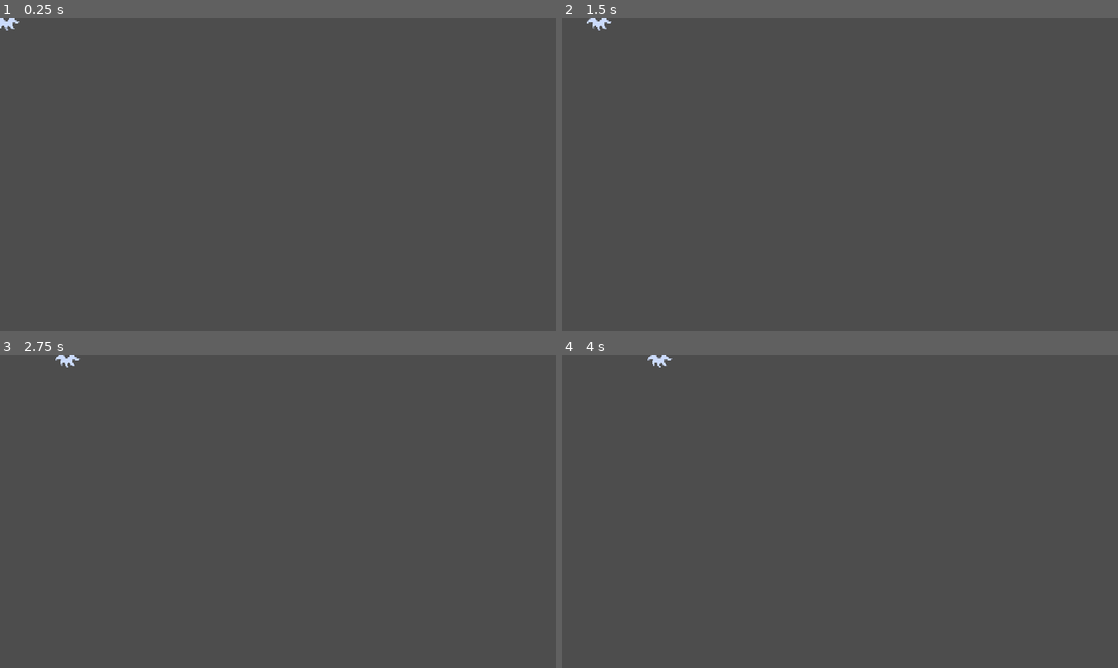
Above: before the commit, frames 1-4 (two rows, left to right).
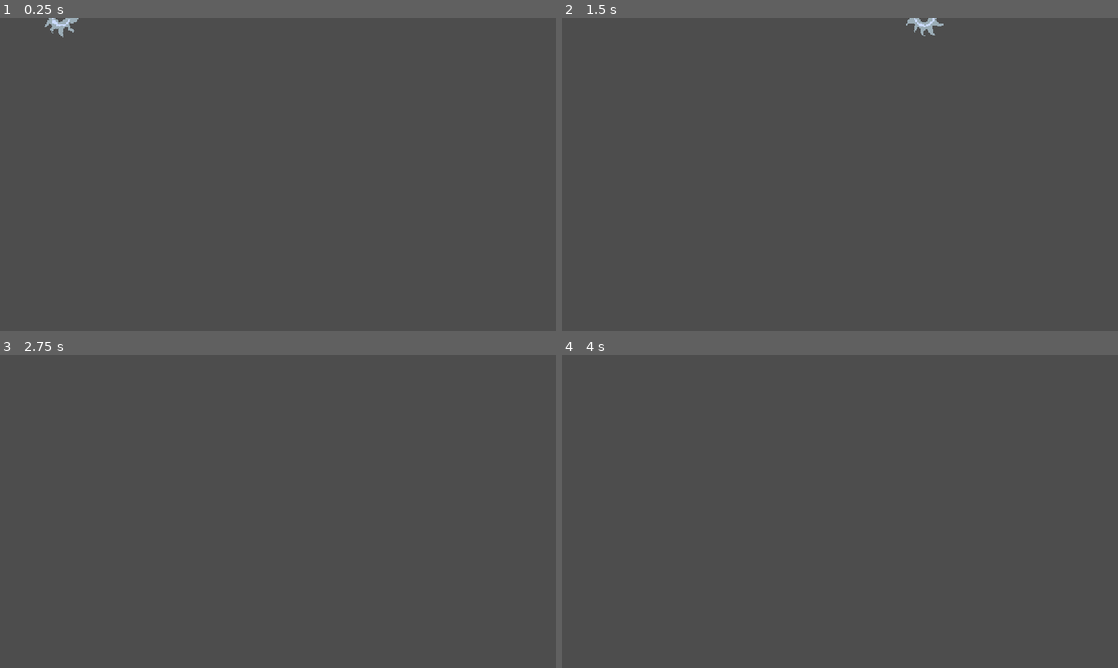
Above: after the commit, the same moments.

Repository: daistic/Project-Skill-Frenzy
Game: Godot game, scene res://Scenes/Chainsaw.tscn
Two runs of this game, one before a commit and one after it. Both use one fixed random seed, a clock stepped at 60 frames per second and the inputs below. This scene is started directly instead of the project's main scene.
Inputs:
- Up to frame 1 (0.25 s): no input
- Up to frame 2 (1.5 s): hold Z (normal) 0.53-1.28 s; hold Right (move_right) from 0.53 s (still down); tap Up (jump) at 0.77 s; tap Z (normal) at 1.35 s
- Up to frame 3 (2.75 s): tap Up (jump) at 1.52 s; release Right (move_right) at 2.03 s; hold Left (move_left) from 2.03 s (still down); hold Z (normal) from 2.03 s (still down)
- Up to frame 4 (4 s): release Left (move_left) at 2.78 s; release Z (normal) at 2.78 s; hold Right (move_right) from 2.78 s (still down); tap Z (normal) at 2.85 s; tap Up (jump) at 3.02, 3.77 s; hold Z (normal) from 3.53 s (still down)

The runs differ from the first frame. In frame 1, 0.2% of the frame differs, in the area x 0-15%, y 0-7%; in frame 2, 0.3%, in the area x 4-69%, y 0-6%; in frame 3, less than 0.1%; in frame 4, less than 0.1%.

Commit message:
add: chainsaw and fireball scenes

Diff:
--- a/Scenes/Chainsaw.tscn
+++ b/Scenes/Chainsaw.tscn
@@ -82,16 +82,20 @@
 }]
 
 [sub_resource type="CircleShape2D" id="CircleShape2D_ynx84"]
-radius = 27.0
+radius = 41.1947
 
 [node name="chainsaw" type="Area2D"]
-collision_layer = 2
-collision_mask = 0
+collision_layer = 4
+collision_mask = 10
 script = ExtResource("1_0ssji")
+move_speed = 500.0
 
 [node name="AnimatedSprite2D" type="AnimatedSprite2D" parent="."]
+texture_filter = 1
+scale = Vector2(1.5, 1.5)
 sprite_frames = SubResource("SpriteFrames_h0r4q")
-animation = &"destroyed"
+animation = &"flying"
+autoplay = "flying"
 
 [node name="CollisionShape2D" type="CollisionShape2D" parent="."]
 shape = SubResource("CircleShape2D_ynx84")
--- /dev/null
+++ b/Scenes/Fireball.tscn
@@ -0,0 +1,71 @@
+[gd_scene load_steps=9 format=3 uid="uid://ccjm646e718rx"]
+
+[ext_resource type="Script" uid="uid://bgrv1ar48pvl4" path="res://Scripts/fireball.gd" id="1_dju2h"]
+[ext_resource type="Texture2D" uid="uid://b2l58xvc5o2f0" path="res://Assets/fireball.png" id="1_o53bx"]
+
+[sub_resource type="AtlasTexture" id="AtlasTexture_dju2h"]
+atlas = ExtResource("1_o53bx")
+region = Rect2(0, 0, 64, 64)
+
+[sub_resource type="AtlasTexture" id="AtlasTexture_ffurd"]
+atlas = ExtResource("1_o53bx")
+region = Rect2(64, 0, 64, 64)
+
+[sub_resource type="AtlasTexture" id="AtlasTexture_4j73p"]
+atlas = ExtResource("1_o53bx")
+region = Rect2(128, 0, 64, 64)
+
+[sub_resource type="AtlasTexture" id="AtlasTexture_p3s34"]
+atlas = ExtResource("1_o53bx")
+region = Rect2(192, 0, 64, 64)
+
+[sub_resource type="SpriteFrames" id="SpriteFrames_6v0yx"]
+animations = [{
+"frames": [{
+"duration": 1.0,
+"texture": SubResource("AtlasTexture_dju2h")
+}, {
+"duration": 1.0,
+"texture": SubResource("AtlasTexture_ffurd")
+}, {
+"duration": 1.0,
+"texture": SubResource("AtlasTexture_4j73p")
+}, {
+"duration": 1.0,
+"texture": SubResource("AtlasTexture_p3s34")
+}, {
+"duration": 1.0,
+"texture": SubResource("AtlasTexture_4j73p")
+}, {
+"duration": 1.0,
+"texture": SubResource("AtlasTexture_ffurd")
+}],
+"loop": true,
+"name": &"flying",
+"speed": 15.0
+}]
+
+[sub_resource type="CapsuleShape2D" id="CapsuleShape2D_o53bx"]
+radius = 20.5
+height = 54.0
+
+[node name="fireball" type="Area2D"]
+scale = Vector2(2, 2)
+script = ExtResource("1_dju2h")
+move_speed = 550.0
+
+[node name="AnimatedSprite2D" type="AnimatedSprite2D" parent="."]
+texture_filter = 1
+sprite_frames = SubResource("SpriteFrames_6v0yx")
+animation = &"flying"
+autoplay = "flying"
+frame_progress = 0.393653
+
+[node name="CollisionShape2D" type="CollisionShape2D" parent="."]
+position = Vector2(-1, -8.5)
+rotation = 1.5708
+shape = SubResource("CapsuleShape2D_o53bx")
+
+[node name="VisibleOnScreenNotifier2D" type="VisibleOnScreenNotifier2D" parent="."]
+
+[connection signal="screen_exited" from="VisibleOnScreenNotifier2D" to="." method="_on_visible_on_screen_notifier_2d_screen_exited"]
--- a/Scenes/Flag.tscn
+++ b/Scenes/Flag.tscn
@@ -1,11 +1,13 @@
-[gd_scene load_steps=3 format=3 uid="uid://bbgw862emufxe"]
+[gd_scene load_steps=4 format=3 uid="uid://bbgw862emufxe"]
 
 [ext_resource type="Texture2D" uid="uid://bnducu8cda3xb" path="res://Assets/pink_flag.png" id="1_1hkyp"]
+[ext_resource type="Script" uid="uid://b0qb0ur4fjs06" path="res://Scripts/flag.gd" id="1_i6t4d"]
 
 [sub_resource type="RectangleShape2D" id="RectangleShape2D_i6t4d"]
-size = Vector2(62, 111)
+size = Vector2(31, 111)
 
 [node name="flag" type="Area2D"]
+script = ExtResource("1_i6t4d")
 
 [node name="Sprite2D" type="Sprite2D" parent="."]
 texture_filter = 1
@@ -13,5 +15,7 @@
 texture = ExtResource("1_1hkyp")
 
 [node name="CollisionShape2D" type="CollisionShape2D" parent="."]
-position = Vector2(-1, 7.5)
+position = Vector2(1.5, 7.5)
 shape = SubResource("RectangleShape2D_i6t4d")
+
+[connection signal="body_entered" from="." to="." method="_on_body_entered"]
--- a/Scenes/Level.tscn
+++ b/Scenes/Level.tscn
@@ -9,6 +9,8 @@
 
 [node name="Left" type="StaticBody2D" parent="."]
 position = Vector2(-11, 0)
+collision_layer = 2
+collision_mask = 15
 
 [node name="RedTexture" type="Sprite2D" parent="Left"]
 modulate = Color(0.85098, 0.341176, 0.388235, 1)
@@ -22,6 +24,8 @@
 
 [node name="Right" type="StaticBody2D" parent="."]
 position = Vector2(1162, 0)
+collision_layer = 2
+collision_mask = 15
 
 [node name="RedTexture" type="Sprite2D" parent="Right"]
 modulate = Color(0.85098, 0.341176, 0.388235, 1)
@@ -37,6 +41,8 @@
 position = Vector2(1084, -12)
 rotation = 1.5708
 scale = Vector2(1, 1.56)
+collision_layer = 2
+collision_mask = 15
 
 [node name="RedTexture" type="Sprite2D" parent="Top"]
 modulate = Color(0.85098, 0.341176, 0.388235, 1)
@@ -52,6 +58,8 @@
 position = Vector2(1085, 635)
 rotation = 1.5708
 scale = Vector2(2.96, 1.56)
+collision_layer = 2
+collision_mask = 15
 
 [node name="RedTexture" type="Sprite2D" parent="Bottom"]
 modulate = Color(0.85098, 0.341176, 0.388235, 1)
@@ -67,7 +75,8 @@
 position = Vector2(741, 446)
 rotation = 1.5708
 scale = Vector2(1, 0.36)
-collision_mask = 3
+collision_layer = 2
+collision_mask = 15
 
 [node name="RedTexture" type="Sprite2D" parent="Middle"]
 modulate = Color(0.85098, 0.341176, 0.388235, 1)
@@ -83,6 +92,8 @@
 position = Vector2(1068, 288)
 rotation = 1.5708
 scale = Vector2(1, 0.36)
+collision_layer = 2
+collision_mask = 15
 
 [node name="RedTexture" type="Sprite2D" parent="Middle2"]
 modulate = Color(0.85098, 0.341176, 0.388235, 1)
@@ -98,6 +109,8 @@
 position = Vector2(315, 172)
 rotation = 1.5708
 scale = Vector2(1.04202, 0.362648)
+collision_layer = 2
+collision_mask = 15
 
 [node name="RedTexture" type="Sprite2D" parent="Middle3"]
 modulate = Color(0.85098, 0.341176, 0.388235, 1)
@@ -113,6 +126,8 @@
 position = Vector2(423, 305)
 rotation = 1.5708
 scale = Vector2(1, 0.160002)
+collision_layer = 2
+collision_mask = 15
 
 [node name="RedTexture" type="Sprite2D" parent="Middle4"]
 modulate = Color(0.85098, 0.341176, 0.388235, 1)
--- a/Scenes/LevelBase.tscn
+++ b/Scenes/LevelBase.tscn
@@ -1,9 +1,10 @@
-[gd_scene load_steps=5 format=3 uid="uid://gvx18nkpacwq"]
+[gd_scene load_steps=6 format=3 uid="uid://gvx18nkpacwq"]
 
 [ext_resource type="Texture2D" uid="uid://cspw8yq76068a" path="res://Assets/white_texture.png" id="1_wrhoe"]
 [ext_resource type="PackedScene" uid="uid://j3wo3pg8b8jy" path="res://Scenes/Level.tscn" id="2_ilmpw"]
 [ext_resource type="PackedScene" uid="uid://dp4w7d26o2igx" path="res://Scenes/RobloxMan.tscn" id="3_7375l"]
 [ext_resource type="PackedScene" uid="uid://bbgw862emufxe" path="res://Scenes/Flag.tscn" id="4_dci62"]
+[ext_resource type="PackedScene" uid="uid://ccjm646e718rx" path="res://Scenes/Fireball.tscn" id="6_c43mv"]
 
 [node name="LevelBase" type="Node2D"]
 
@@ -21,6 +22,7 @@
 
 [node name="flag" parent="." instance=ExtResource("4_dci62")]
 position = Vector2(1054, 209)
+_test_skill_scene = ExtResource("6_c43mv")
 
 [node name="flag2" parent="." instance=ExtResource("4_dci62")]
 position = Vector2(97, 92)
--- a/Scenes/RobloxMan.tscn
+++ b/Scenes/RobloxMan.tscn
@@ -55,6 +55,7 @@
 
 [node name="RobloxMan" type="CharacterBody2D"]
 z_index = 5
+collision_mask = 11
 script = ExtResource("1_6n45u")
 
 [node name="AnimatedSprite2D" type="AnimatedSprite2D" parent="."]
--- a/Scenes/Sword.tscn
+++ b/Scenes/Sword.tscn
@@ -7,6 +7,7 @@
 height = 66.0
 
 [node name="Sword" type="Area2D"]
+collision_mask = 9
 
 [node name="Sprite" type="Sprite2D" parent="."]
 texture_filter = 1
--- a/Scripts/chainsaw.gd
+++ b/Scripts/chainsaw.gd
@@ -1,13 +1,18 @@
-extends Area2D
+extends ProjectileSkill
 
 @onready var animated_sprite_2d: AnimatedSprite2D = $AnimatedSprite2D
+@export var move_speed: float = 50.0
 
-@export var move_speed: float = 50.0
+func _ready() -> void:
+	if not projectile_facing_right:
+		move_speed = - move_speed
 
 func _process(delta: float) -> void:
 	position.x += move_speed * delta
 
 func _on_body_entered(body: Node2D) -> void:
-	animated_sprite_2d.play("destroyed")
-	await animated_sprite_2d.animation_finished
-	queue_free()
+	if body is StaticBody2D:
+		move_speed = 0
+		animated_sprite_2d.play("destroyed")
+		await animated_sprite_2d.animation_finished
+		queue_free()
--- /dev/null
+++ b/Scripts/fireball.gd
@@ -0,0 +1,9 @@
+extends ProjectileSkill
+
+@export var move_speed: float = 500.0
+
+func _process(delta: float) -> void:
+	position.y -= move_speed * delta
+
+func _on_visible_on_screen_notifier_2d_screen_exited() -> void:
+	queue_free()
--- /dev/null
+++ b/Scripts/flag.gd
@@ -0,0 +1,8 @@
+extends Area2D
+
+@export var _test_skill_scene: PackedScene
+
+func _on_body_entered(body: Node2D) -> void:
+	if body is Roblox:
+		print("ok")
+		body.store_skill(_test_skill_scene)
--- /dev/null
+++ b/Scripts/projectile_script.gd
@@ -0,0 +1,5 @@
+extends Area2D
+
+class_name ProjectileSkill
+
+var projectile_facing_right: bool = true
--- a/Scripts/roblox_man.gd
+++ b/Scripts/roblox_man.gd
@@ -1,4 +1,6 @@
 extends CharacterBody2D
+
+class_name Roblox
 
 @onready var animated_sprite_2d: AnimatedSprite2D = $AnimatedSprite2D
 @onready var sword: Area2D = $Sword
@@ -9,12 +11,20 @@
 var can_act: bool = true
 var sword_show_timer: float = 0.65
 
+const MAX_SKILL_AMOUNT: int = 2
 const SPEED: float = 300.0
 const JUMP_VELOCITY: float = -625.0
 
 func _unhandled_input(event: InputEvent) -> void:
 	if event.is_action_pressed("normal") and can_act:
 		_normal_attack()
+	if event.is_action_pressed("skill_one") and can_act:
+		_use_skill_one()
+	if event.is_action_pressed("debug"):
+		_print_debug()
+
+func _process(_delta: float) -> void:
+	_handle_animations()
 
 func _physics_process(delta: float) -> void:
 	# Add the gravity.
@@ -36,7 +46,6 @@
 		velocity.x = move_toward(velocity.x, 0, SPEED)
 
 	move_and_slide()
-	_handle_animations()
 
 func _handle_animations() -> void:
 	if is_on_floor():
@@ -65,5 +74,22 @@
 	sword.hide()
 	action_timer.start()
 
+func store_skill(skill_scene: PackedScene) -> void:
+	if skills.size() < MAX_SKILL_AMOUNT:
+		skills.append(skill_scene)
+
+func _use_skill_one() -> void:
+	if skills.size() >= 1:
+		var instance = skills[0].instantiate()
+		if instance is ProjectileSkill:
+			instance.projectile_facing_right = !animated_sprite_2d.flip_h
+			instance.position = position
+			get_tree().root.add_child(instance)
+
+		skills.remove_at(0)
+
+func _print_debug() -> void:
+	print(skills)
+
 func _on_action_timer_timeout() -> void:
 	can_act = true
--- a/project.godot
+++ b/project.godot
@@ -59,3 +59,15 @@
 "events": [Object(InputEventKey,"resource_local_to_scene":false,"resource_name":"","device":-1,"window_id":0,"alt_press …(191 unchanged characters)…
 ]
 }
+debug={
+"deadzone": 0.2,
+"events": [Object(InputEventKey,"resource_local_to_scene":false,"resource_name":"","device":-1,"window_id":0,"alt_pressed":false,"shift_pressed":false,"ctrl_pressed":false,"meta_pressed":false,"pressed":false,"keycode":0,"physical_keycode":68,"key_label":0,"unicode":100,"location":0,"echo":false,"script":null)
+]
+}
+
+[layer_names]
+
+2d_physics/layer_1="Player"
+2d_physics/layer_2="Platforms"
+2d_physics/layer_3="Projectiles"
+2d_physics/layer_4="Enemies"
Binary file added: Assets/fireball.png
Not shown, added: Assets/fireball.png.import
Binary file added: Assets/purple_hook.png
Not shown, added: Assets/purple_hook.png.import
Binary file added: Assets/tennis_ball.png
Not shown, added: Assets/tennis_ball.png.import
Binary file added: Assets/time_bomb.png
Not shown, added: Assets/time_bomb.png.import
Binary file added: Assets/yellow white ball.png
Not shown, added: Assets/yellow white ball.png.import
Not shown, added: Scripts/fireball.gd.uid
Not shown, added: Scripts/flag.gd.uid
(and 1 more such lines)
